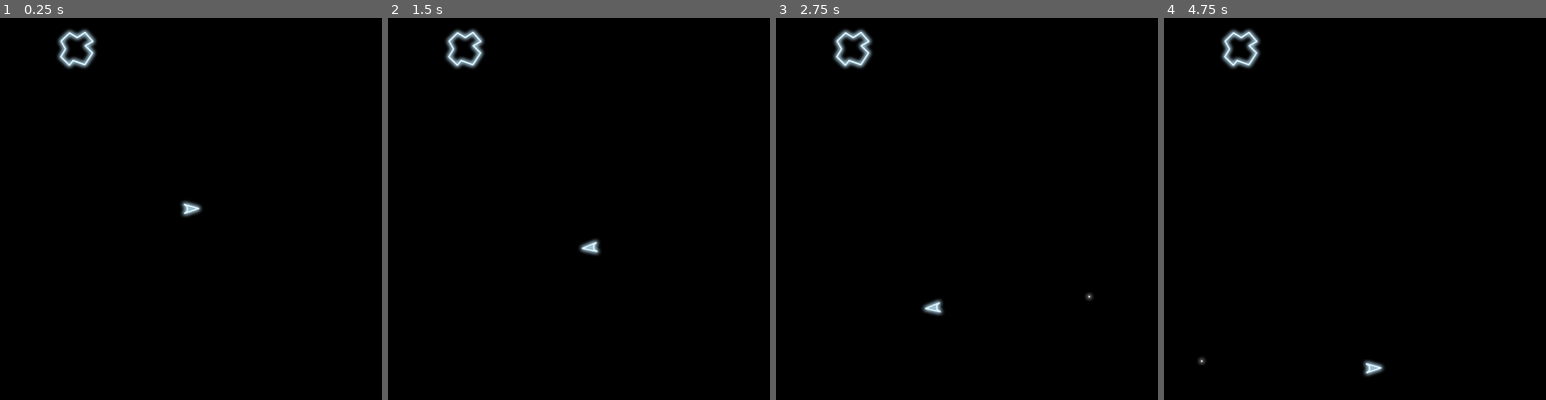
Above: before the commit, frames 1-4 (left to right).
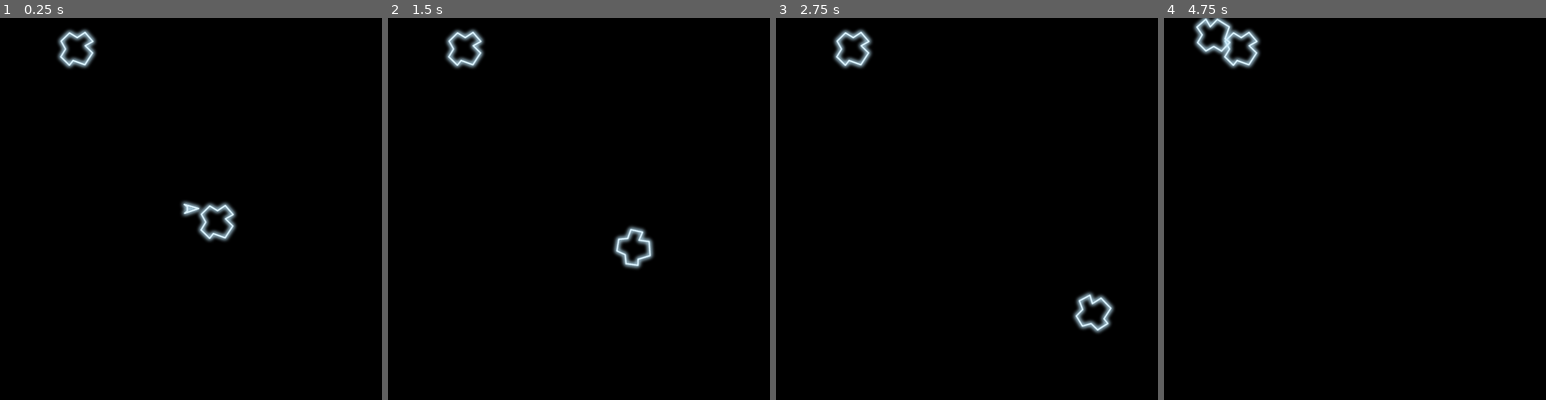
Above: after the commit, the same moments.

Repository: davidward462/asteroids
Game: Godot game, scene res://scenes/main.tscn
The game is run twice, just before and just after one commit, with the same random seed, the same clock (stepped at 60 frames per second) and the same inputs.
Inputs:
- Up to frame 1 (0.25 s): no input
- Up to frame 2 (1.5 s): tap Enter at 0.5 s; hold W (accelerate) 0.53-1.28 s; hold D (rotate_clockwise) 0.53-1.28 s; tap A (rotate_counterclockwise) at 1.35 s
- Up to frame 3 (2.75 s): hold W (accelerate) from 2.03 s (still down); tap Space (shoot) at 2.1 s
- Up to frame 4 (4.75 s): tap D (rotate_clockwise) at 2.85 s; release W (accelerate) at 3.53 s; hold A (rotate_counterclockwise) 3.53-4.28 s; tap Space (shoot) at 4.35 s

The runs differ from the first frame. In frame 1, 0.7% of the frame differs, in the area x 51-63%, y 48-59%; in frame 2, 0.9%, in the area x 50-70%, y 54-66%; in frame 3, 0.9%; in frame 4, 0.9%.

Commit message:
collision between bullet and asteroid, player

Diff:
--- a/scripts/asteroid.gd
+++ b/scripts/asteroid.gd
@@ -35,11 +35,7 @@
 	position.x = wrapf(position.x, 0, screen_size.x)
 	position.y = wrapf(position.y, 0, screen_size.y)
 
-# Destroy asteroid on collision
 func _on_body_entered(body: Node) -> void:
 	print("collided with asteroid")
-
-	# temporary player death method.
-	# TODO: set up actual player death method.
-	#body.queue_free()
-	#queue_free()
+	# TODO: set up actual player death method (with particles)
+	body.queue_free()
--- a/scripts/bullet.gd
+++ b/scripts/bullet.gd
@@ -22,4 +22,7 @@
 		queue_free()
 
 func _on_body_entered(body: Node2D) -> void:
+	# destroy asteroid that was hit.
+	body.queue_free()
+	# destroy self.
 	queue_free()
--- a/scripts/world.gd
+++ b/scripts/world.gd
@@ -4,7 +4,7 @@
 @onready var asteroid_scene = load("res://scenes/asteroid.tscn")
 @onready var screen_size = get_viewport_rect().end
 
-var asteroid_count = 1
+var asteroid_count = 2
 
 func spawn_player(start_pos) -> void:
 	var player = player_scene.instantiate ()
